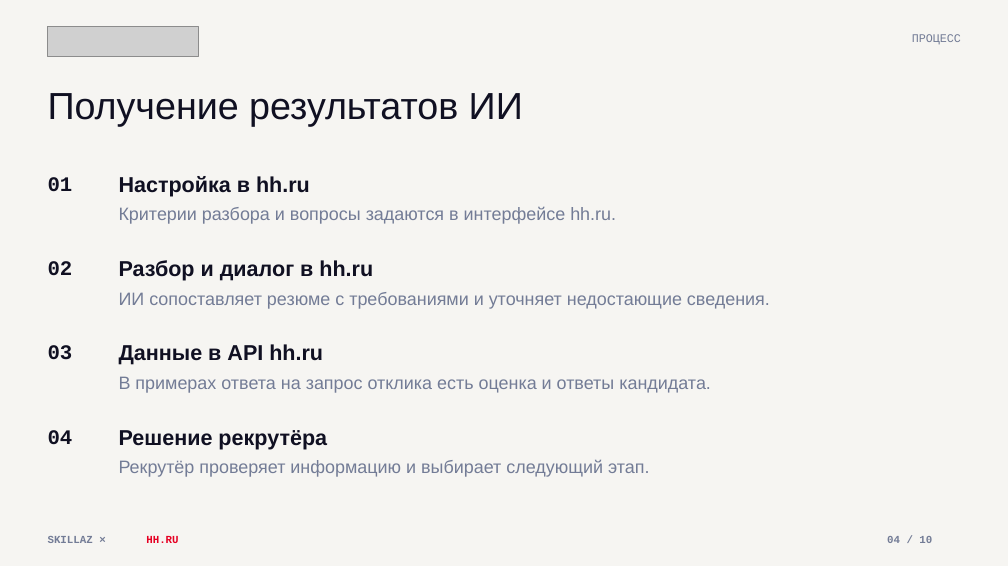
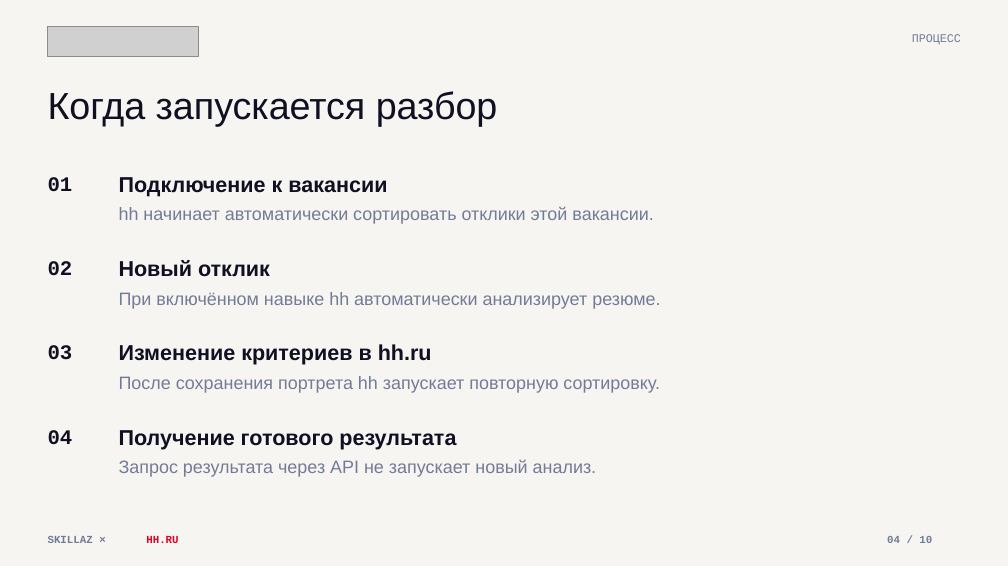
Before and after one commit to nastenakargina17-sudo/skillaz-hh-presentation, a slide deck: slide 4 of Skillaz-hh-Integration.pptx. Drawn at 1008x566 pixels with LibreOffice and Linux fonts; fonts in the diff are those of the drawing; grey boxes stand for pictures. Boxes give left, top, right and bottom in pixels: in the first picture for what was removed or moved away, otherwise in the second. Text is boxed around its words. In the diff, an @@ line names an element or a change of style, - is before the commit and + after.

```diff
--- a/Skillaz-hh-Integration.pptx
+++ b/Skillaz-hh-Integration.pptx
@@ text at bbox=[48, 91, 498, 126]: text changed @@
-Получение результатов ИИ
+Когда запускается разбор
@@ text at bbox=[119, 177, 387, 197]: text changed @@
-Настройка в hh.ru
+Подключение к вакансии
@@ text at bbox=[119, 207, 653, 224]: text changed @@
-Критерии разбора и вопросы задаются в интерфейсе hh.ru.
+hh начинает автоматически сортировать отклики этой вакансии.
@@ text at bbox=[119, 260, 270, 277]: text changed @@
-Разбор и диалог в hh.ru
+Новый отклик
@@ text at bbox=[119, 292, 660, 309]: text changed @@
-ИИ сопоставляет резюме с требованиями и уточняет недостающие сведения.
+При включённом навыке hh автоматически анализирует резюме.
@@ text at bbox=[119, 344, 432, 365]: text changed @@
-Данные в API hh.ru
+Изменение критериев в hh.ru
@@ text at bbox=[119, 376, 660, 393]: text changed @@
-В примерах ответа на запрос отклика есть оценка и ответы кандидата.
+После сохранения портрета hh запускает повторную сортировку.
@@ text at bbox=[119, 430, 456, 450]: text changed @@
-Решение рекрутёра
+Получение готового результата
@@ text at bbox=[119, 460, 597, 477]: text changed @@
-Рекрутёр проверяет информацию и выбирает следующий этап.
+Запрос результата через API не запускает новый анализ.
```
Also in this commit, not shown: 4 other slides changed, 2 slides added, 2 slides removed, 1 other file.
